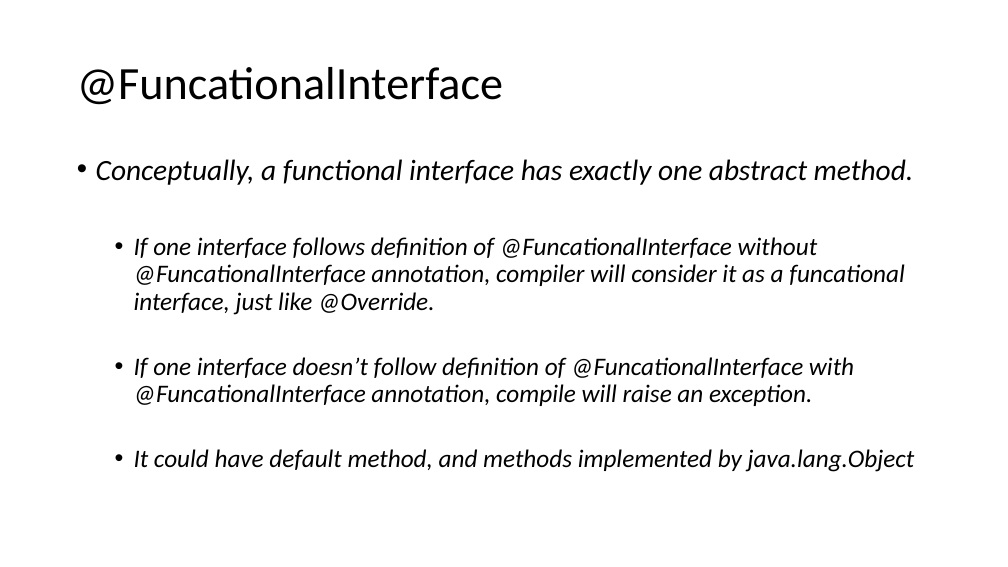
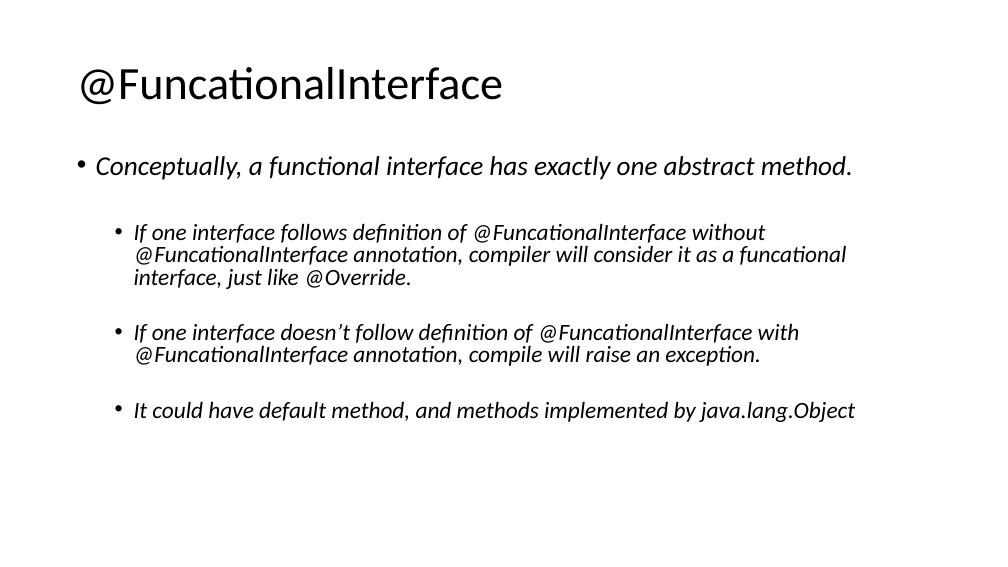
Before and after one commit to jungle0127/javastudy, a slide deck: slide 12 of java8function/docs/Java8 function.pptx (slide 11 before the commit). Drawn at 1008x567 pixels with LibreOffice and Linux fonts; fonts in the diff are those of the drawing. Boxes give left, top, right and bottom in pixels: in the first picture for what was removed or moved away, otherwise in the second. Text is boxed around its words. In the diff, an @@ line names an element or a change of style, - is before the commit and + after.

```diff
--- a/java8function/docs/Java8 function.pptx
+++ b/java8function/docs/Java8 function.pptx
@@ text "Conceptually, a functional interface has ..." at [96, 156, 855, 422]: size 28 to 25.9 pt in "Conceptually, a functional interface has exactly one ..."; size 24 to 22.2 pt in "If one interface follows definition of @FuncationalInterface ...", "If one interface doesn’t follow definition of ...", "It could have default method, and methods ..."; line spacing 0.9 to 0.8 @@
```
Also in this commit, not shown: 2 other slides changed, 1 slide added, 20 other files.
